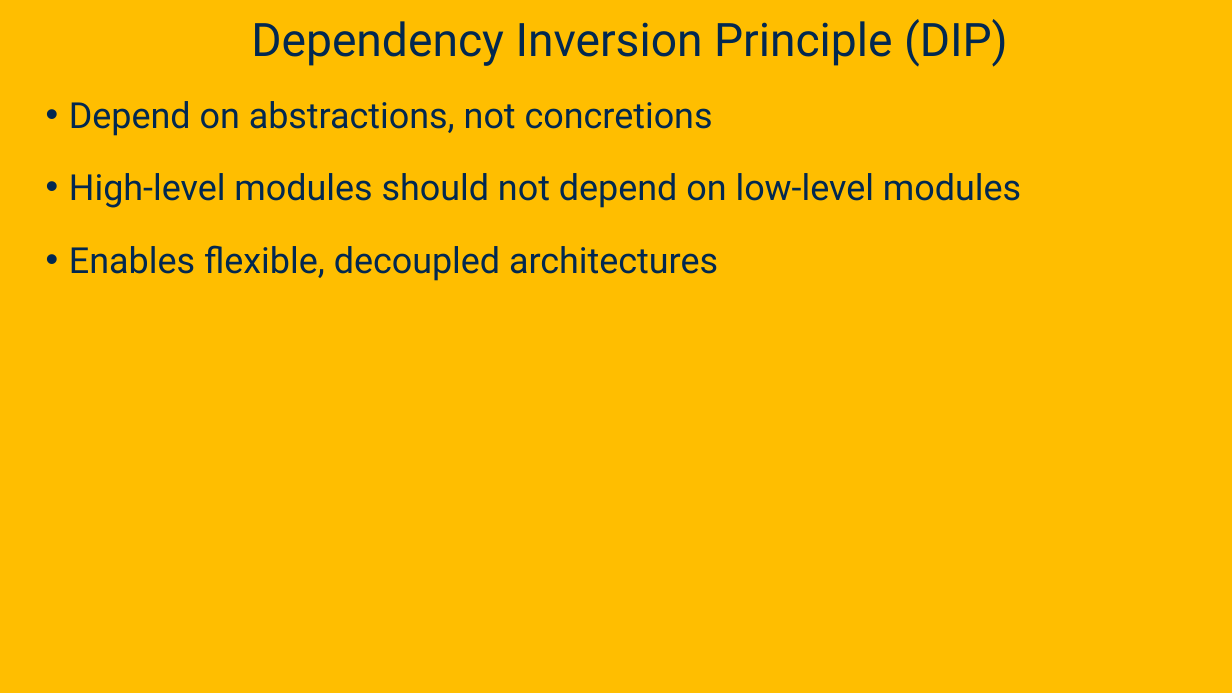
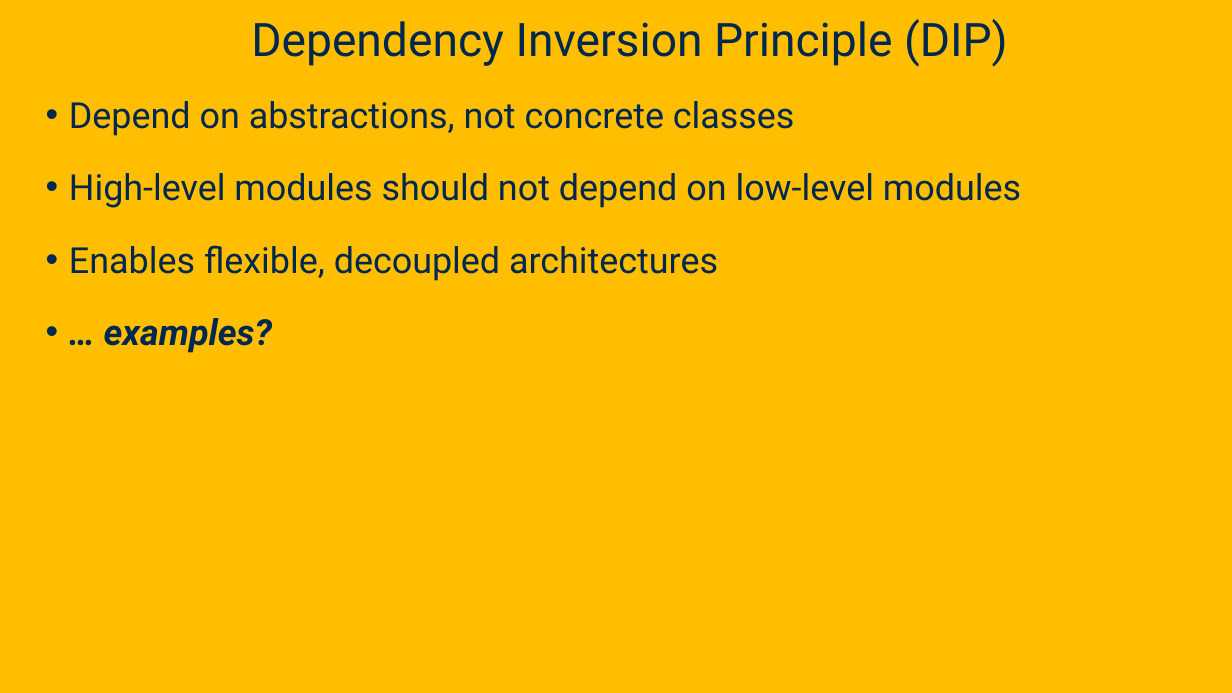
Before and after one commit to davsec-teaching/ecs160-f25, a slide deck: slide 48 of slides/2_oo_background.pptx (slide 38 before the commit). Drawn at 1232x693 pixels with LibreOffice and Linux fonts; fonts in the diff are those of the drawing; background and template pictures are left out. Boxes give left, top, right and bottom in pixels: in the first picture for what was removed or moved away, otherwise in the second. Text is boxed around its words. In the diff, an @@ line names an element or a change of style, - is before the commit and + after.

```diff
--- a/slides/2_oo_background.pptx
+++ b/slides/2_oo_background.pptx
@@ text at (69,101,795,136): text changed @@
-• Depend on abstractions, not concretions
+• Depend on abstractions, not concrete classes
@@ text at (104,318,272,353): paragraph added @@
+• … examples?
```
Also in this commit, not shown: 6 other slides changed, 10 slides added, 1 other file.
